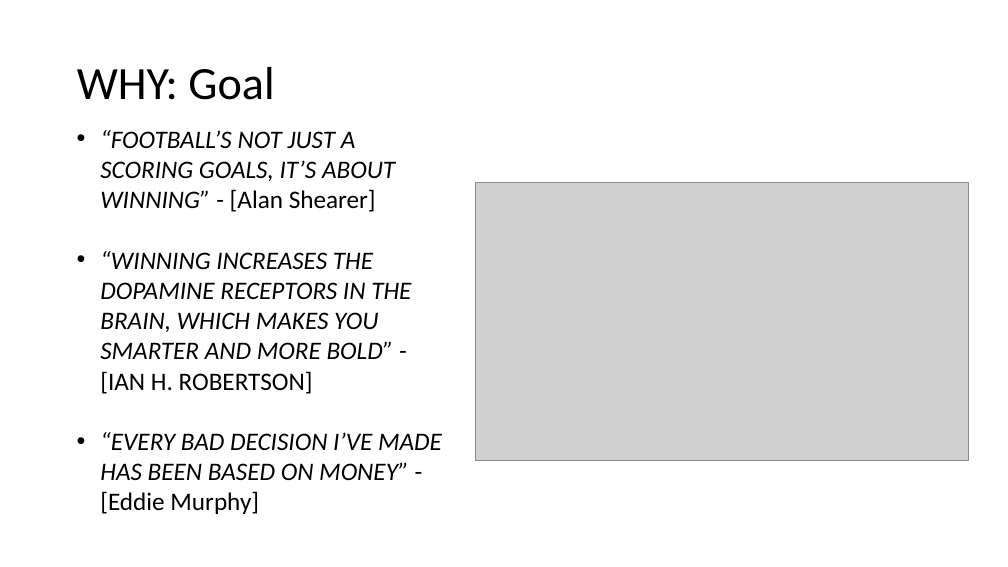
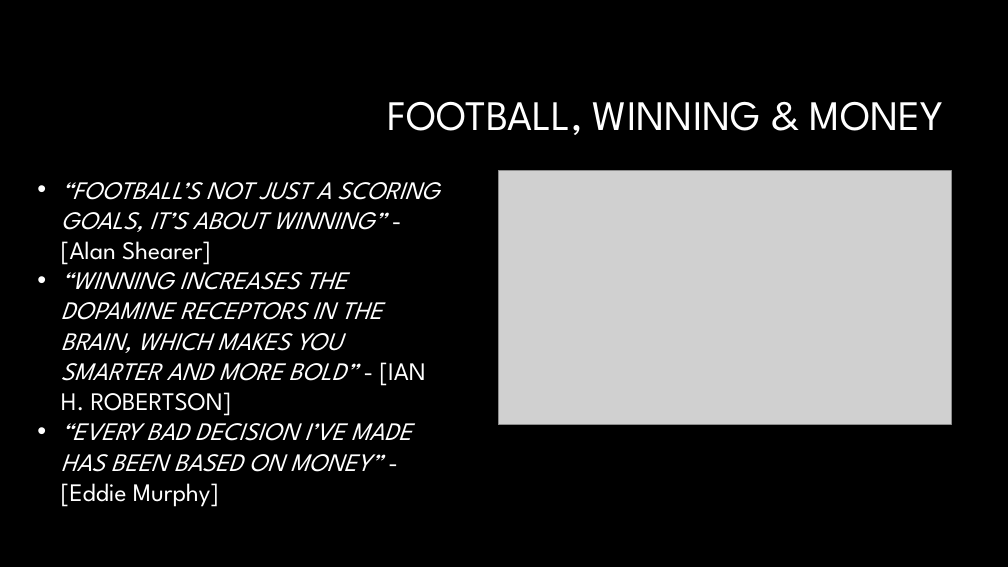
Before and after one commit to P1Analytics/DataMining-Football-Match-Prediction, a slide deck: slide 3 of TODO/spa_presentation.pptx. Drawn at 1008x567 pixels with LibreOffice and Linux fonts; fonts in the diff are those of the drawing; grey boxes stand for pictures; background and template pictures are left out. Boxes give left, top, right and bottom in pixels: in the first picture for what was removed or moved away, otherwise in the second. Text is boxed around its words. In the diff, an @@ line names an element or a change of style, - is before the commit and + after.

```diff
--- a/TODO/spa_presentation.pptx
+++ b/TODO/spa_presentation.pptx
@@ background #FFFFFF to #000000 @@
@@ title at (387,101,944,135): text changed; size 44 to 40 pt; font Calibri to League Spartan; text colour #000000 to #FFFFFF @@
-WHY: Goal
+FOOTBALL, WINNING & MONEY
@@ text "“FOOTBALL’S NOT JUST A SCORING ...": place and size @@
-text "“FOOTBALL’S NOT JUST A SCORING ..." at (100,130,442,514)
+text "“FOOTBALL’S NOT JUST A SCORING ..." at (61,182,439,507)
@@ text "“FOOTBALL’S NOT JUST A SCORING ..." at (61,182,439,507): font Calibri to League Spartan, text colour #000000 to #FFFFFF @@
@@ picture: place and size @@
-picture at (476,183,969,461)
+picture at (498,170,951,425)
```
Also in this commit, not shown: 5 other slides changed, 5 slides added, 11 other files.
